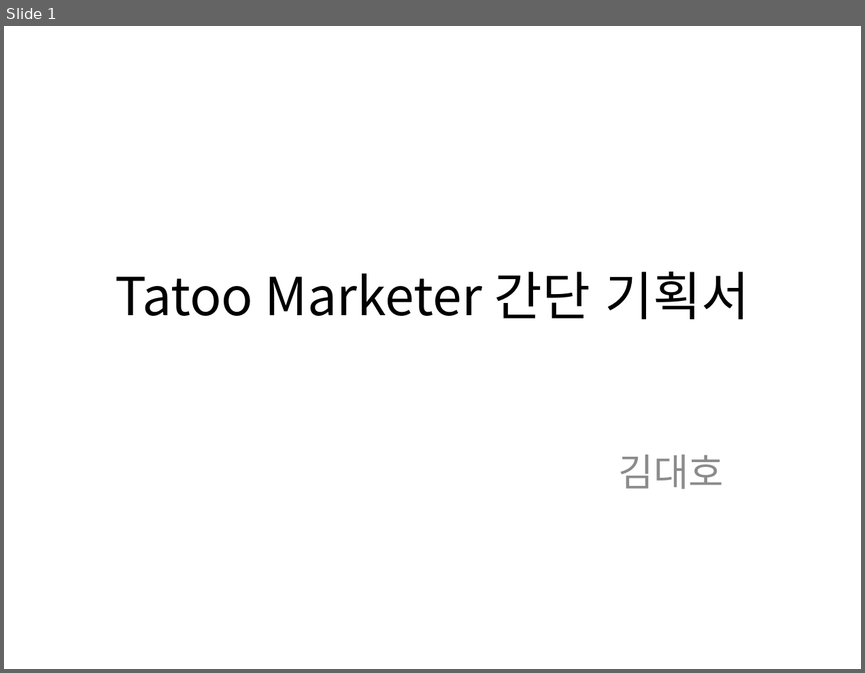
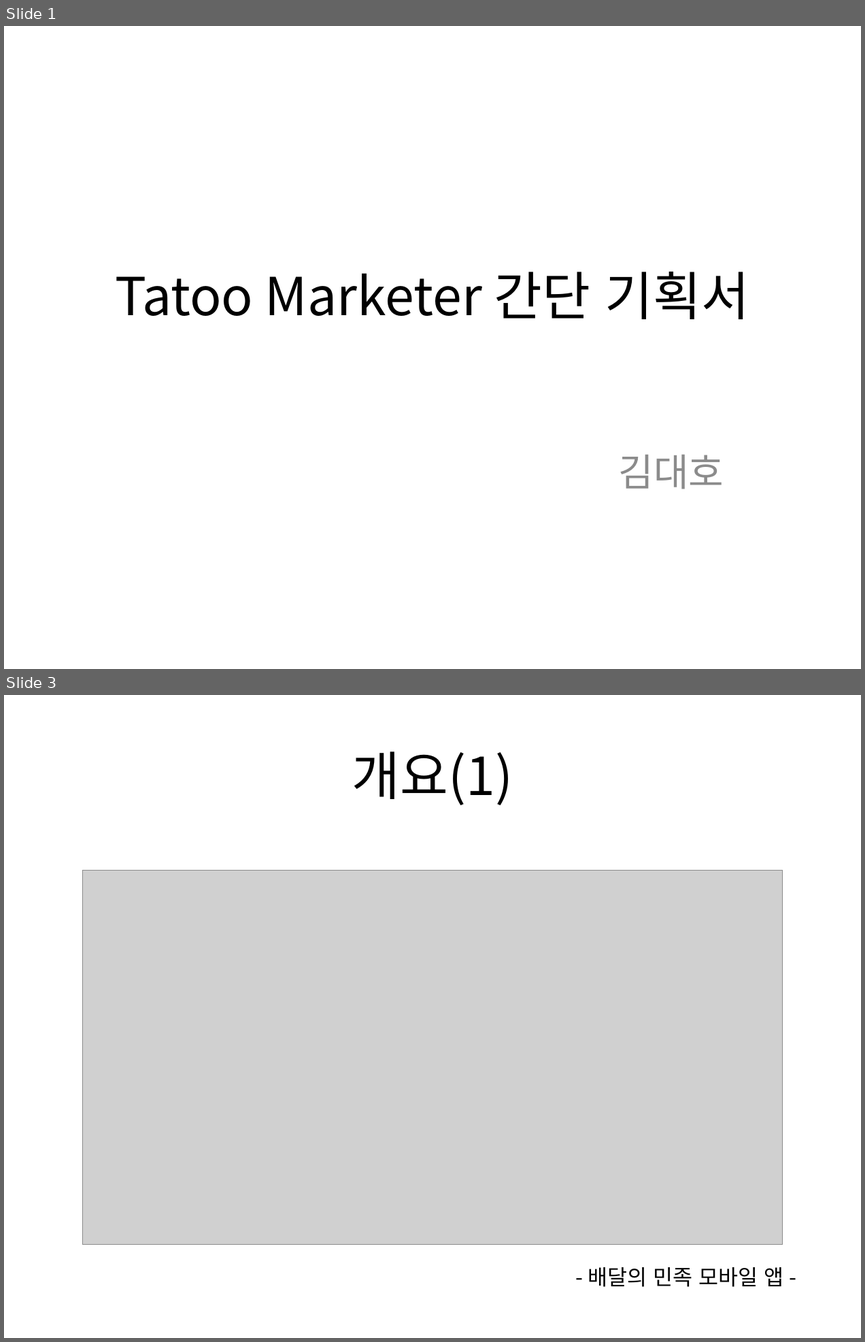
Before and after one commit to kurodari/ttm, a slide deck: docs/ttm 기획서 pt.pptx. Shown one above the other, each under a label of ours: slide 1 before the commit, slides 1 and 3 after it; the slides between them are not shown. The pictures are 865x673 and 865x1342 pixels, drawn with LibreOffice and Linux fonts; fonts in the diff are those of the drawing; grey boxes stand for pictures. Boxes give left, top, right and bottom in pixels: in the first picture for what was removed or moved away, otherwise in the second. Text is boxed around its words. In the diff, an @@ line names an element or a change of style, - is before the commit and + after.

Commit message:
개요 작성

```diff
--- a/docs/ttm 기획서 pt.pptx
+++ b/docs/ttm 기획서 pt.pptx
@@ slide 3 added at <box>4,695,861,1338</box>, background #FFFFFF @@
@@ title added at <box>352,751,513,805</box>, 44 pt, text #000000 @@
+개요(1)
@@ picture added at <box>83,870,783,1243</box> @@
@@ text added at <box>588,1267,783,1287</box>, 18 pt, text #000000 @@
+- 배달의 민족 모바일 앱 -
```
Also in this commit, not shown: 1 slide changed, 2 other slides added.
